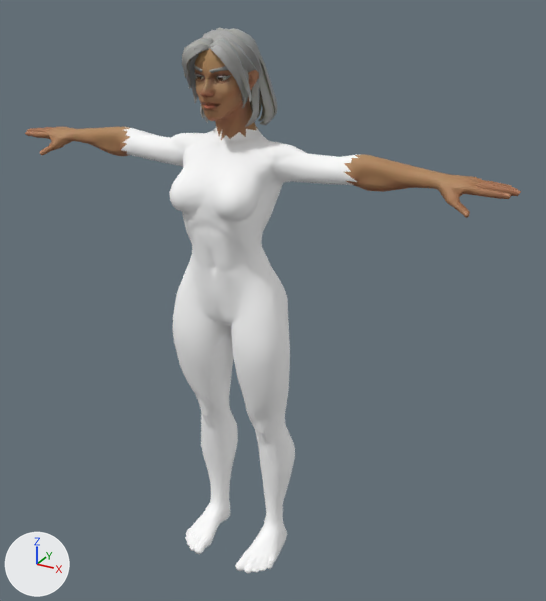
One commit to the glTF model client/public/characters/female.glb: the scene before it, then after it.
Both versions are drawn from a camera (50 mm lens) standing at (1.177, -1.856, 1.927) and looking at (0.102, 0.099, 0.949). Lighting does not change. The marker at lower left points along +X, +Y and +Z. The older version comes first. Vertices at exactly the same position are counted once.

In view in the first picture: 'Hair', 'Superhero_Female' and 2 more.
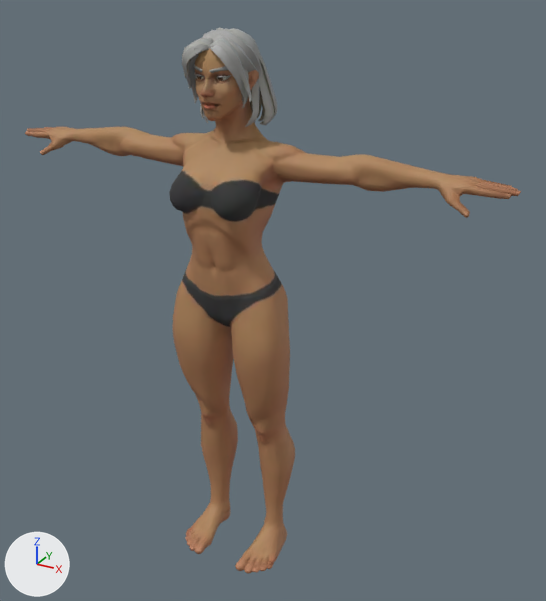
The change, as a list of edits to the scene's bpy script:
```text
Add mat_body:
    mat_body = bpy.data.materials.new('body')
    # uses the picture img_t_superhero_female_dark_basecolor
    # uses the picture img_t_superhero_female_normal
    # uses the picture img_t_superhero_female_roughness
Change me_superhero_female:
    where me_superhero_female.from_pydata(...)  # 2115 vertices, 4226 faces; spans x -0.83..0.83, y -0.14..0.16, z -0.01..1.77
    used by ob_superhero_female; location = (0.0, 0.0, 0.0)
    me_superhero_female part 1: 14 vertices added at x -0.38..0.38, y -0.07..0.08, z 1.12..1.75
    me_superhero_female part 2: 2 vertices added at x -0.15..-0.09, y 0.05..0.07, z 0.07..0.1
    me_superhero_female part 3: 1297 faces spanning x -0.83..0.83, y -0.11..0.11, z 1.35..1.77 switch from mat_skin to mat_body
    me_superhero_female part 4: 2040 faces spanning x -0.42..0.42, y -0.14..0.16, z 0.02..1.52 switch from mat_cloth_shirt to mat_body
    me_superhero_female part 5: 575 faces spanning x -0.18..0.18, y -0.13..0.13, z -0.01..0.11 switch from mat_cloth_shoes to mat_body
```

Changed parts and their boxes [x1, y1, x2, y2] in the pictures (546 x 601 px):
part 1 of me_superhero_female, added: after [136, 71, 298, 264]
part 2 of me_superhero_female, added: after [205, 499, 230, 510]
part 3 of me_superhero_female, recoloured: [118, 86, 518, 218] in both
part 4 of me_superhero_female, recoloured (white to brown): [121, 127, 358, 528] in both
part 5 of me_superhero_female, recoloured (white to brown): [185, 499, 287, 574] in both
